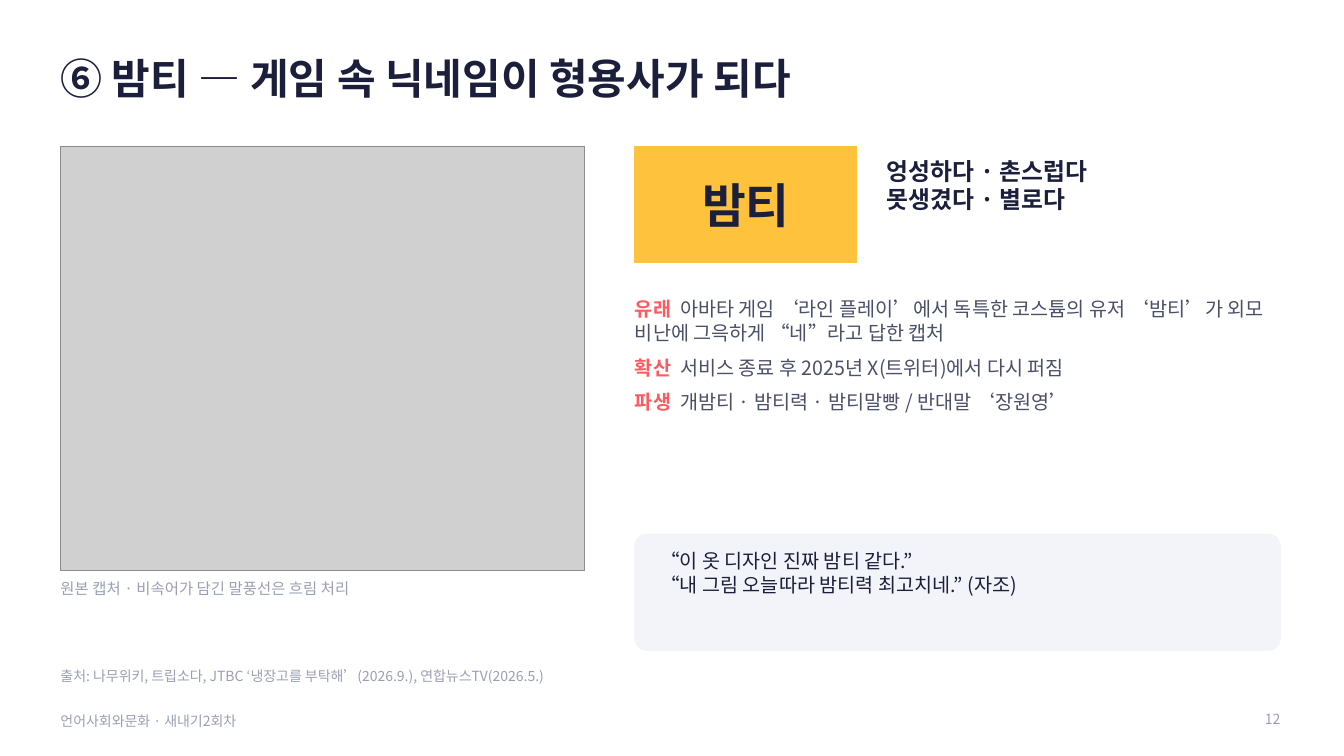
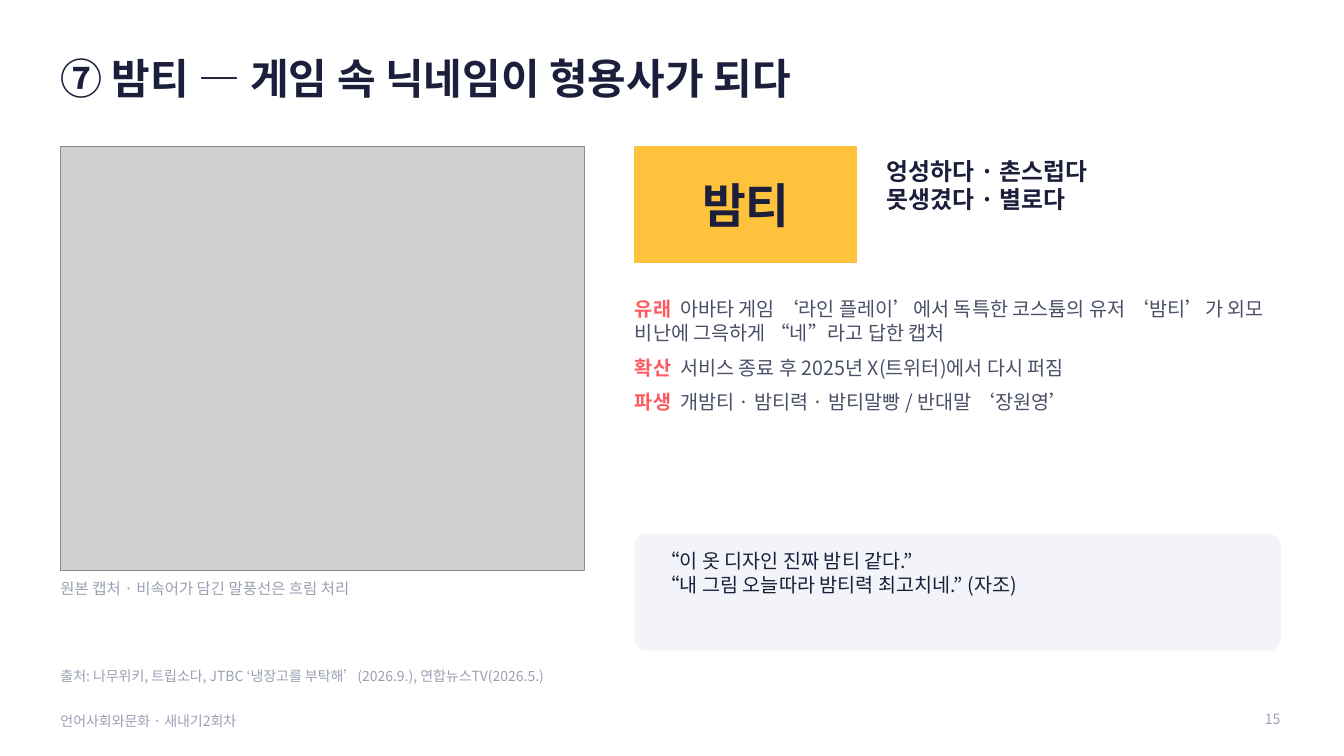
Before and after one commit to junseok7-cpu/hello, a slide deck: slide 15 of report/언어사회와문화_발표_새내기2회차.pptx (slide 12 before the commit). Drawn at 1344x756 pixels with LibreOffice and Linux fonts; fonts in the diff are those of the drawing; grey boxes stand for pictures. Boxes give left, top, right and bottom in pixels: in the first picture for what was removed or moved away, otherwise in the second. Text is boxed around its words. In the diff, an @@ line names an element or a change of style, - is before the commit and + after.

```diff
--- a/report/언어사회와문화_발표_새내기2회차.pptx
+++ b/report/언어사회와문화_발표_새내기2회차.pptx
@@ title at [60, 58, 791, 98]: text changed @@
-⑥ 밤티 — 게임 속 닉네임이 형용사가 되다
+⑦ 밤티 — 게임 속 닉네임이 형용사가 되다
@@ page number at [1265, 714, 1281, 724]: text changed @@
-12
+15
```
Also in this commit, not shown: 14 other slides changed, 4 slides added, 3 other files.
